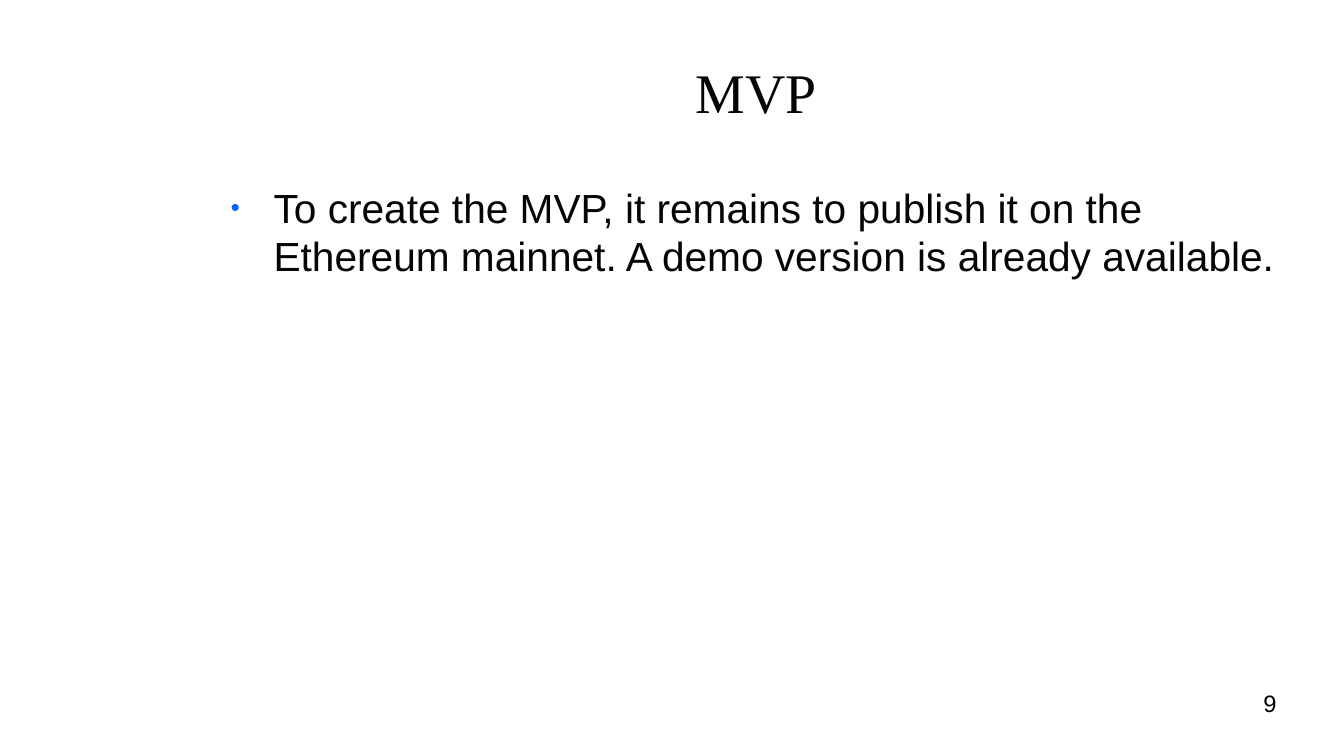
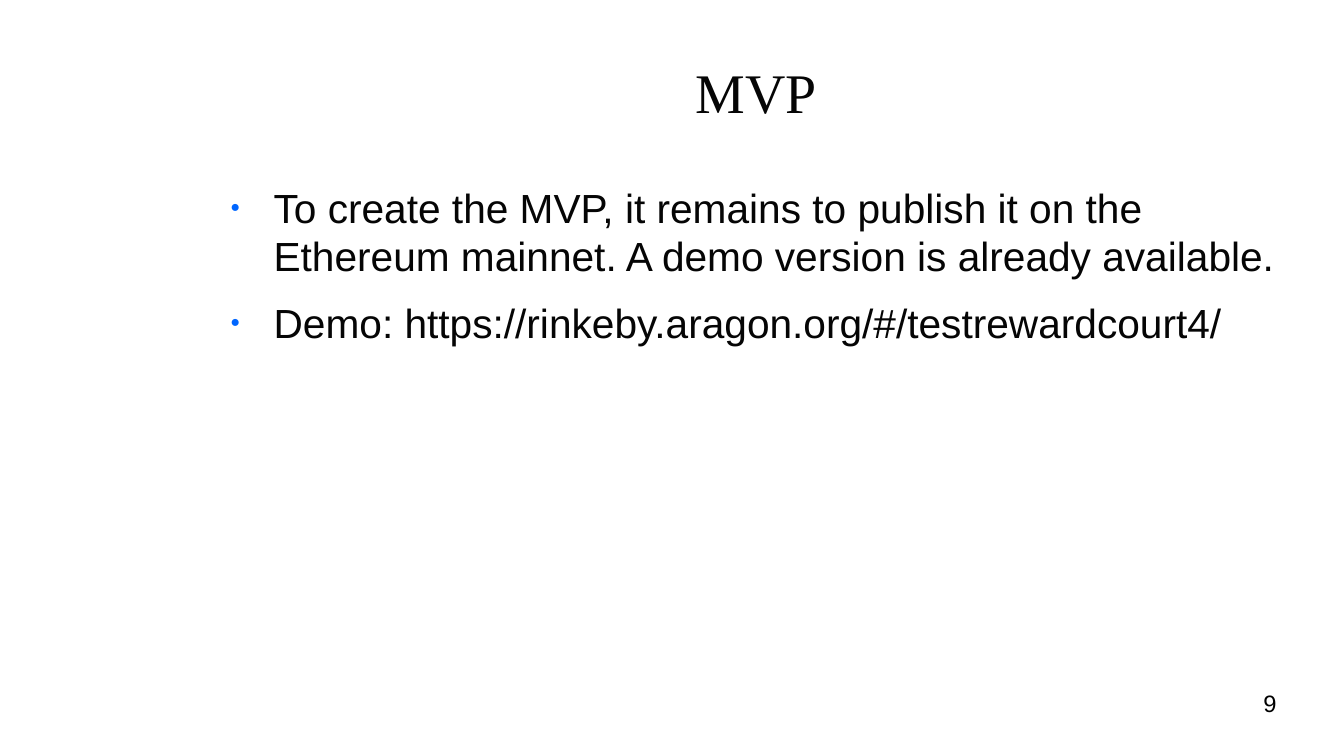
Before and after one commit to vporton/courts, a slide deck: slide 9 of deliverables/pitch-deck.odp. Drawn at 1344x756 pixels with LibreOffice and Linux fonts; fonts in the diff are those of the drawing; background and template pictures are left out. Boxes give left, top, right and bottom in pixels: in the first picture for what was removed or moved away, otherwise in the second. Text is boxed around its words. In the diff, an @@ line names an element or a change of style, - is before the commit and + after.

```diff
--- a/deliverables/pitch-deck.odp
+++ b/deliverables/pitch-deck.odp
@@ text at bbox=[274, 308, 1222, 346]: paragraph added @@
+● Demo: https://rinkeby.aragon.org/#/testrewardcourt4/
```
Also in this commit, not shown: 5 other slides changed.
